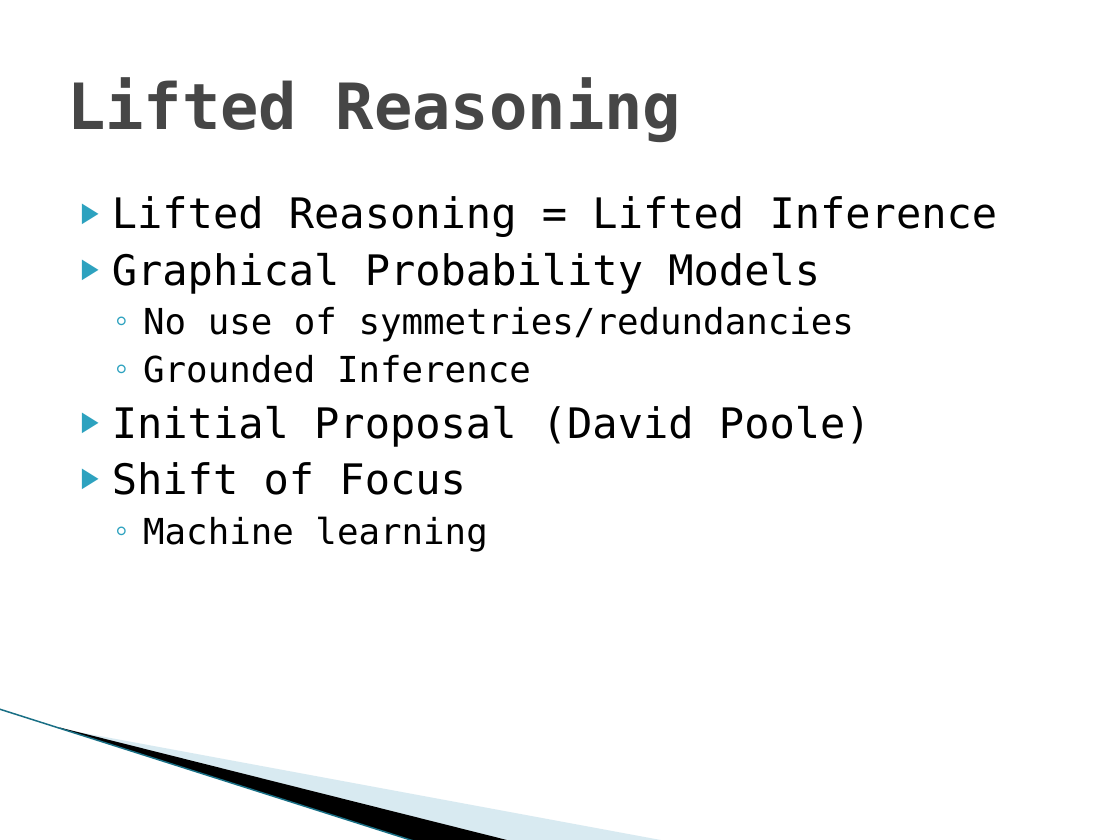
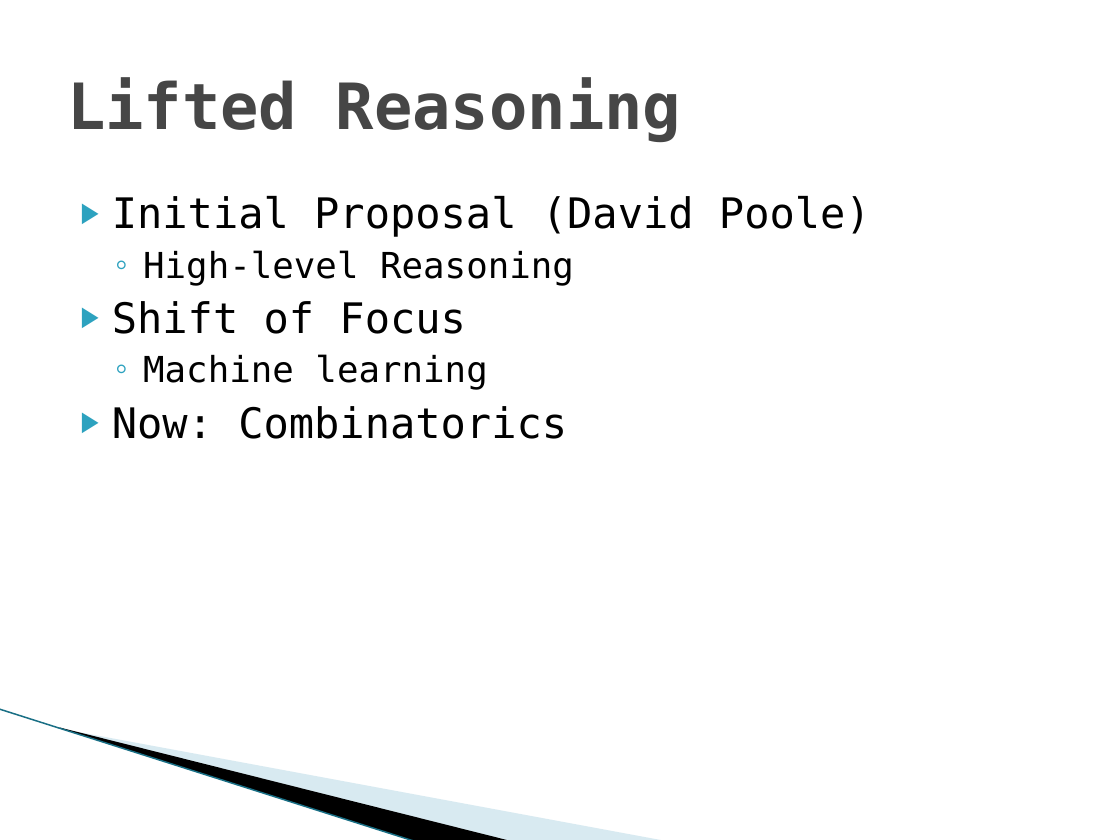
Before and after one commit to Mickaly13X/wv_project, a slide deck: slide 5 of Presentation.pptx (slide 2 before the commit). Drawn at 1120x840 pixels with LibreOffice and Linux fonts; fonts in the diff are those of the drawing; background and template pictures are left out. Boxes give left, top, right and bottom in pixels: in the first picture for what was removed or moved away, otherwise in the second. Text is boxed around its words. In the diff, an @@ line names an element or a change of style, - is before the commit and + after.

```diff
--- a/Presentation.pptx
+++ b/Presentation.pptx
@@ text at (112,196,998,383): paragraphs removed @@
-▶ Lifted Reasoning = Lifted Inference
-▶ Graphical Probability Models
-  ◦ No use of symmetries/redundancies
-  ◦ Grounded Inference
@@ text at (143,250,574,286): paragraph added @@
+  ◦ High-level Reasoning
@@ text at (112,406,567,439): paragraph added @@
+▶ Now: Combinatorics
```
Also in this commit, not shown: 4 other slides changed, 3 slides added, 1 other file.
